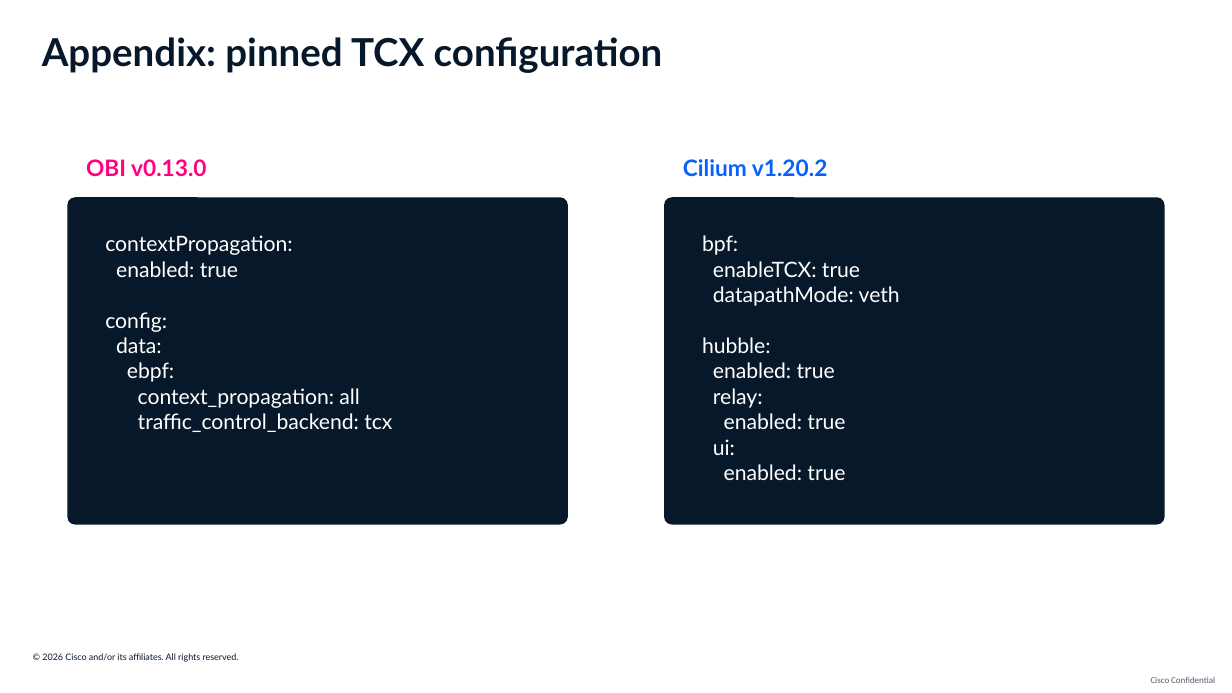
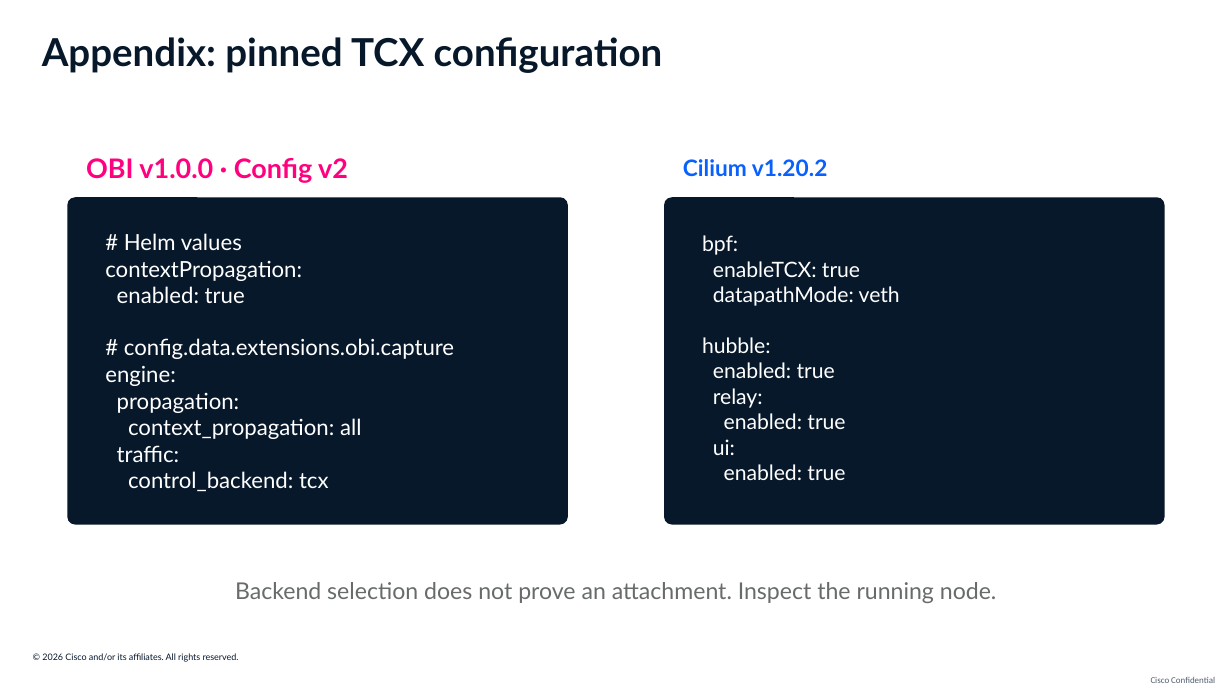
Before and after one commit to ajimenez1503/cilium-obi-demo, a slide deck: slide 35 of slides/cilium-obi-session-deck-latest.pptx (slide 34 before the commit). Drawn at 1232x693 pixels with LibreOffice and Linux fonts; fonts in the diff are those of the drawing; background and template pictures are left out. Boxes give left, top, right and bottom in pixels: in the first picture for what was removed or moved away, otherwise in the second. Text is boxed around its words. In the diff, an @@ line names an element or a change of style, - is before the commit and + after.

```diff
--- a/slides/cilium-obi-session-deck-latest.pptx
+++ b/slides/cilium-obi-session-deck-latest.pptx
@@ text "OBI v1.0.0 · Config v2" at [86,158,348,183]: vertical alignment top to middle @@
@@ text at [86,158,348,183]: text changed; size 17.8 to 21 pt @@
-OBI v0.13.0
+OBI v1.0.0 · Config v2
@@ text "# Helm values" at [105,233,454,492]: vertical alignment top to middle @@
@@ text at [124,233,242,250]: paragraph added @@
+# Helm values
@@ text at [105,261,361,439]: size 16.5 to 17.2 pt in "contextPropagation:", "enabled: true", "context_propagation: all" @@
@@ text at [105,338,454,413]: text changed; size 16.5 to 17.2 pt @@
-config:
-data:
-ebpf:
+# config.data.extensions.obi.capture
+engine:
+propagation:
@@ text at [117,445,329,492]: text changed; size 16.5 to 17.2 pt @@
-traffic_control_backend: tcx
+traffic:
+control_backend: tcx
@@ text added at [235,582,997,603], 18 pt, text #686B6B @@
+Backend selection does not prove an attachment. Inspect the running node.
```
Also in this commit, not shown: 8 other slides changed, 3 slides added, 2 slides removed, 30 other files.
